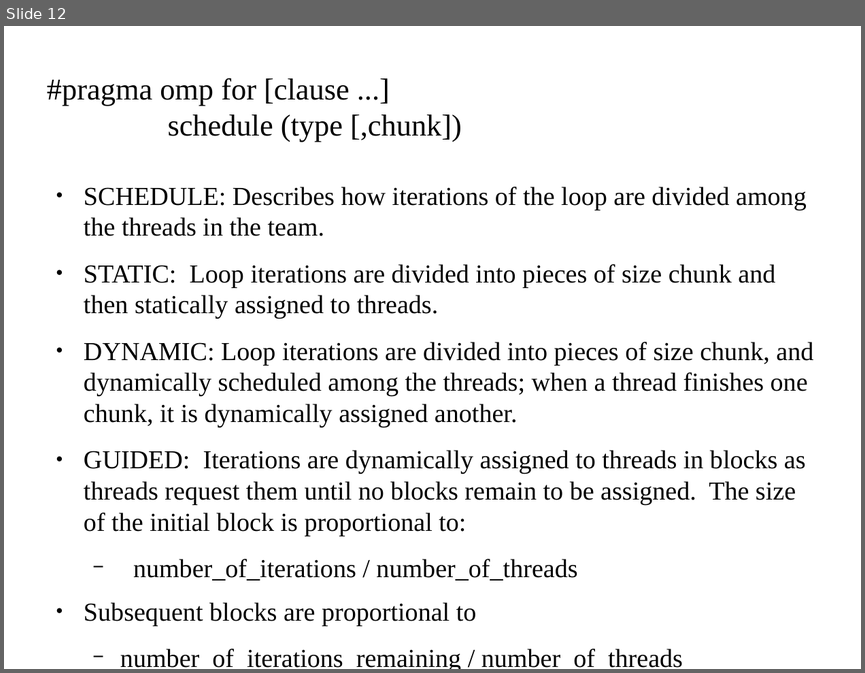
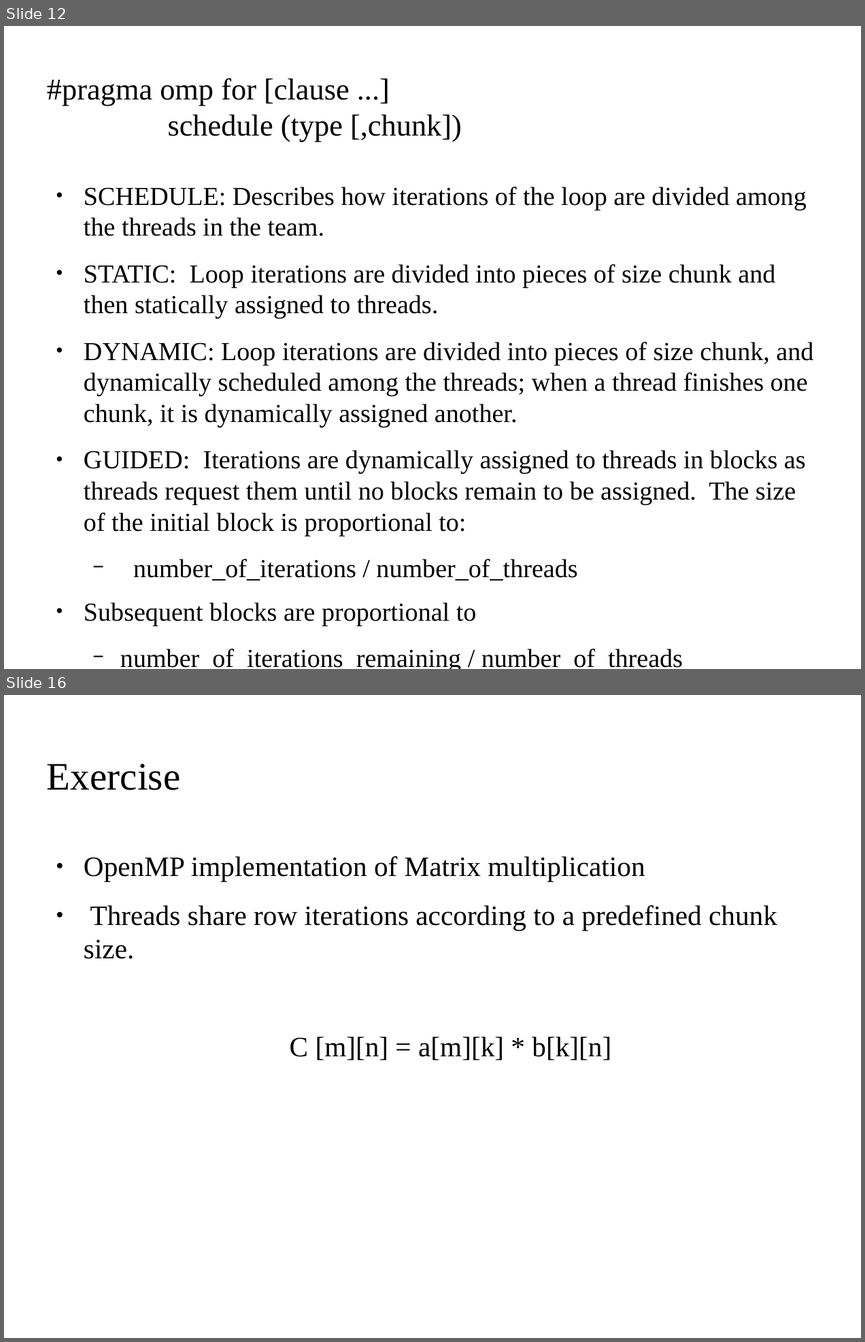
Before and after one commit to kks32/cpp-software-development, a slide deck: Ex12_Parallelisation/Ex12_Parallelisation.odp. Shown one above the other, each under a label of ours: slide 12 before the commit, slides 12 and 16 after it; the slides between them are not shown. The pictures are 865x673 and 865x1342 pixels, drawn with LibreOffice and Linux fonts; fonts in the diff are those of the drawing; background and template pictures are left out. Boxes give left, top, right and bottom in pixels: in the first picture for what was removed or moved away, otherwise in the second. Text is boxed around its words. In the diff, an @@ line names an element or a change of style, - is before the commit and + after.

```diff
--- a/Ex12_Parallelisation/Ex12_Parallelisation.odp
+++ b/Ex12_Parallelisation/Ex12_Parallelisation.odp
@@ slide 16 added at (4, 695, 861, 1338), background picture (left out) @@
@@ title added at (47, 764, 180, 790), 36 pt, text #000000 @@
+Exercise
@@ text added at (84, 856, 777, 1060), 26 pt, text #000000 @@
+● OpenMP implementation of Matrix multiplication
+● Threads share row iterations according to a predefined chunk size.
+C [m][n] = a[m][k] * b[k][n]
```
Also in this commit, not shown: 1 slide changed, 4 other slides added, 6 other files.
